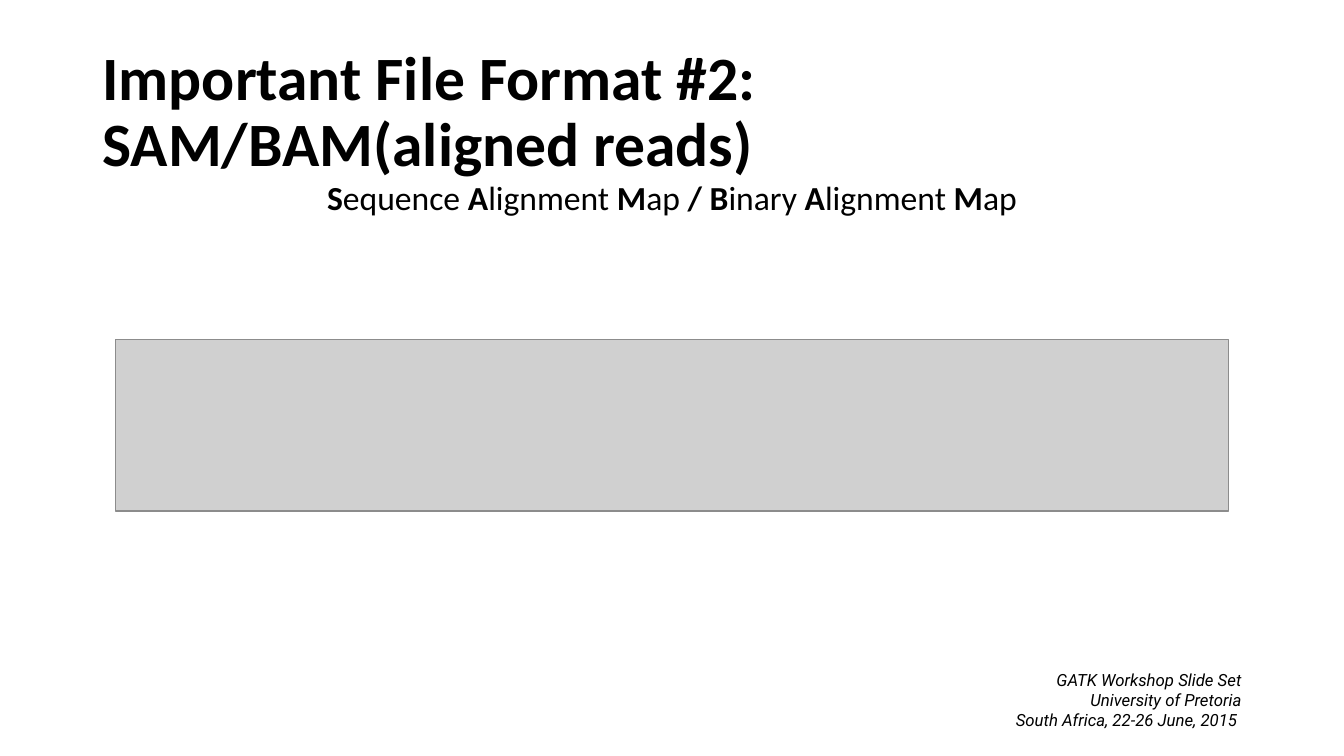
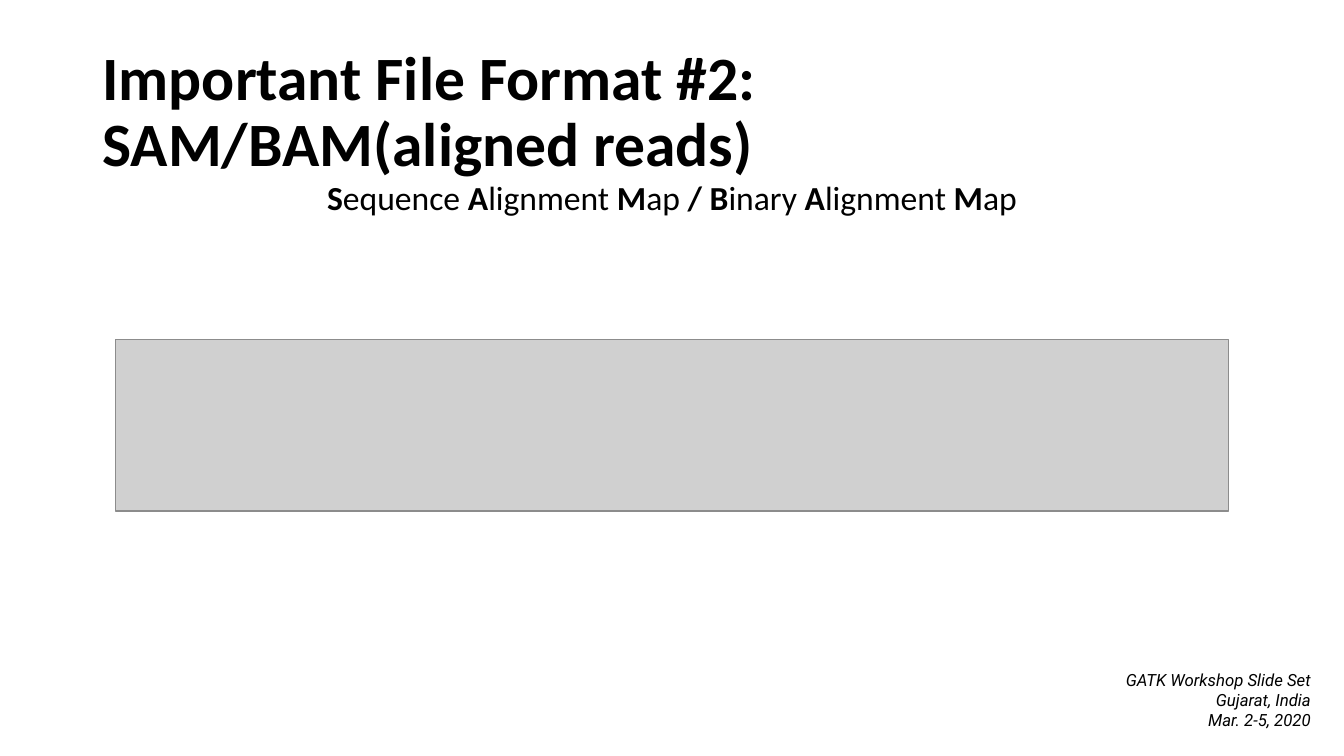
Before and after one commit to berkgurdamar/EJP-RD-Istanbul-Workshop, a slide deck: slide 20 of Presentations/0.WES_terminology_formats.pptx (slide 19 before the commit). Drawn at 1344x756 pixels with LibreOffice and Linux fonts; fonts in the diff are those of the drawing; grey boxes stand for pictures. Boxes give left, top, right and bottom in pixels: in the first picture for what was removed or moved away, otherwise in the second. Text is boxed around its words. In the diff, an @@ line names an element or a change of style, - is before the commit and + after.

Commit message:
update presentations

```diff
--- a/Presentations/0.WES_terminology_formats.pptx
+++ b/Presentations/0.WES_terminology_formats.pptx
@@ text at (1126,673,1311,729): text changed @@
-GATK Workshop Slide Set
-University of Pretoria
-South Africa, 22-26 June, 2015
+GATK Workshop Slide Set
+Gujarat, India
+Mar. 2-5, 2020
```
Also in this commit, not shown: 1 other slide changed, 1 slide added.
